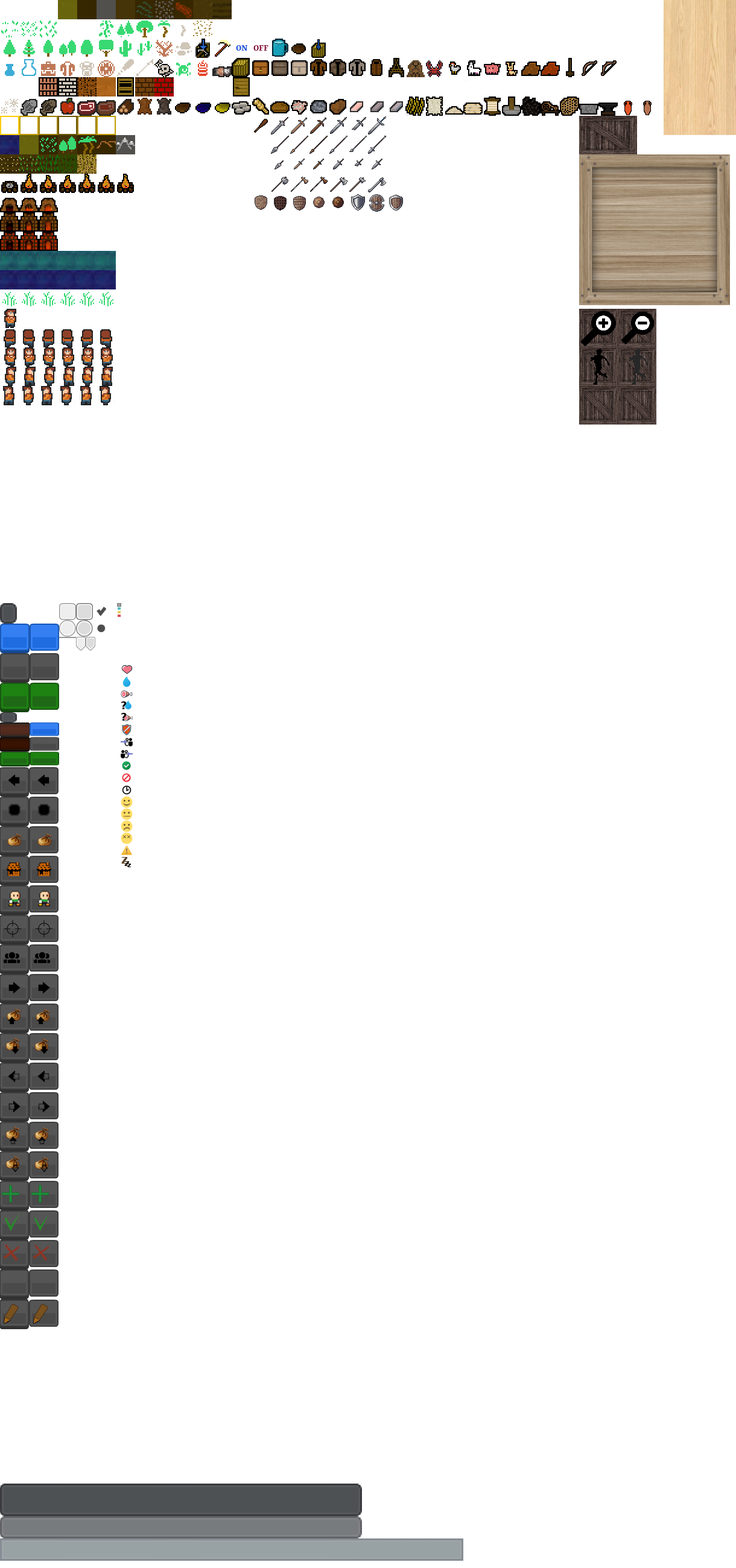
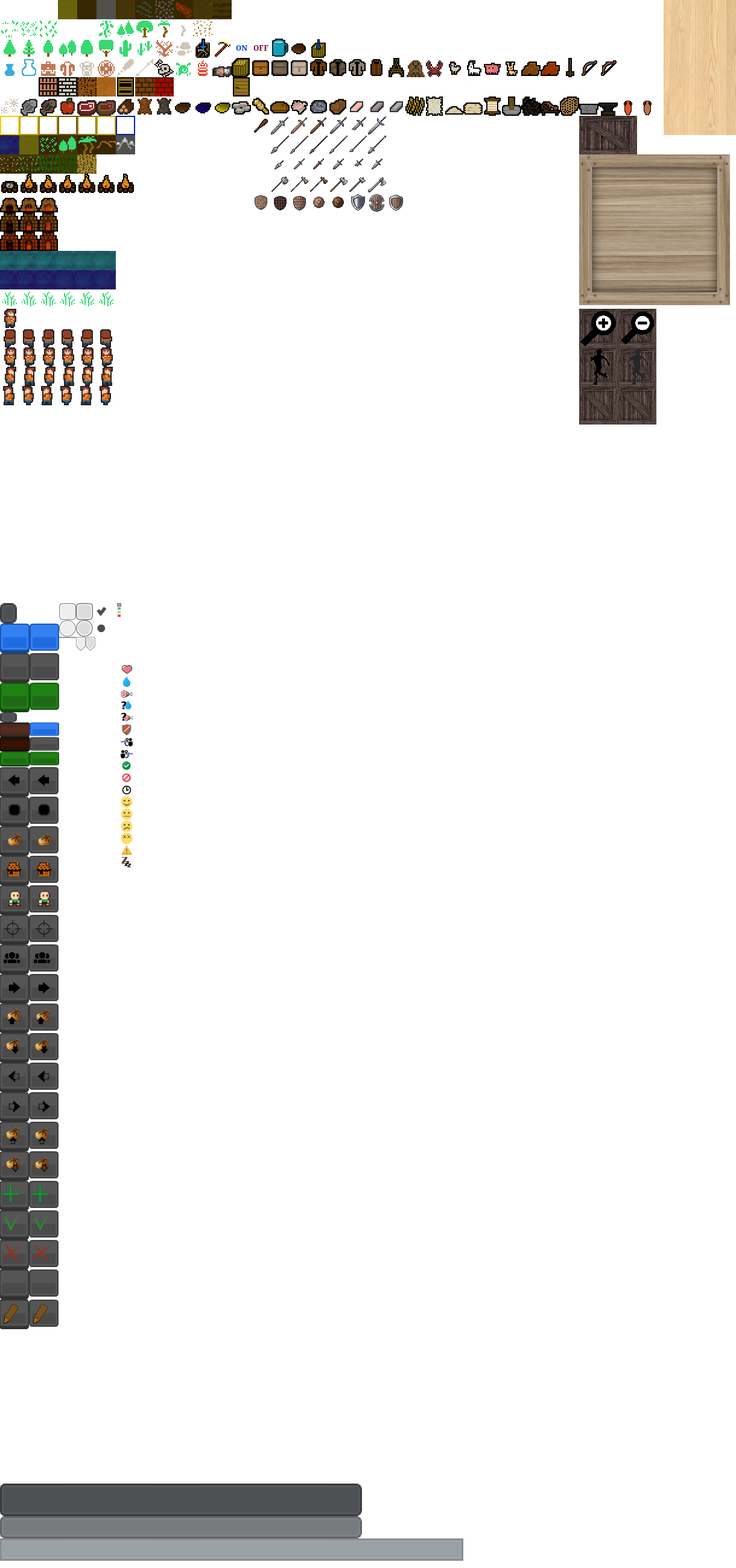
Layer changes from the first (736, 1568) image to the second:
painted on "graphics.png" over [115, 115, 136, 136]
